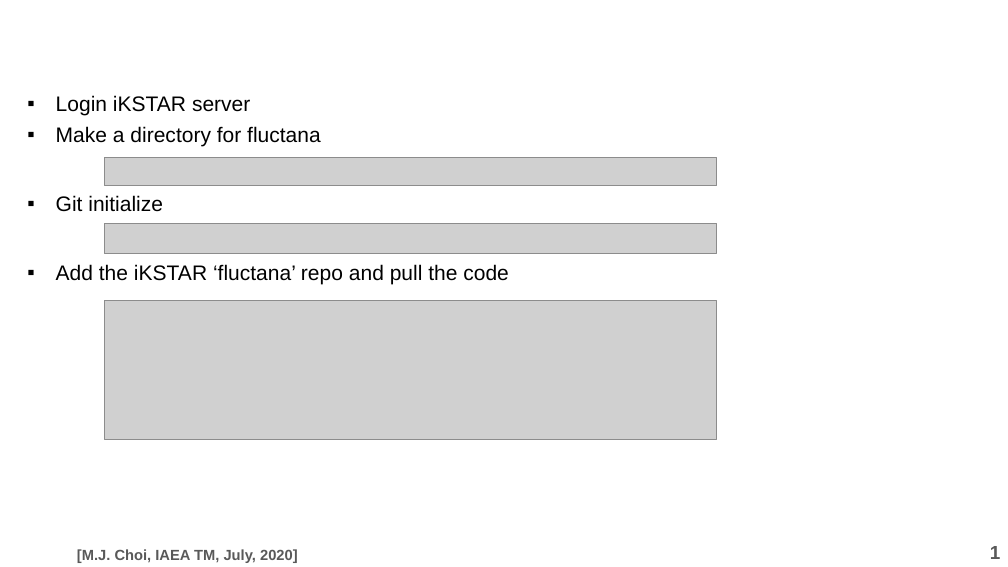
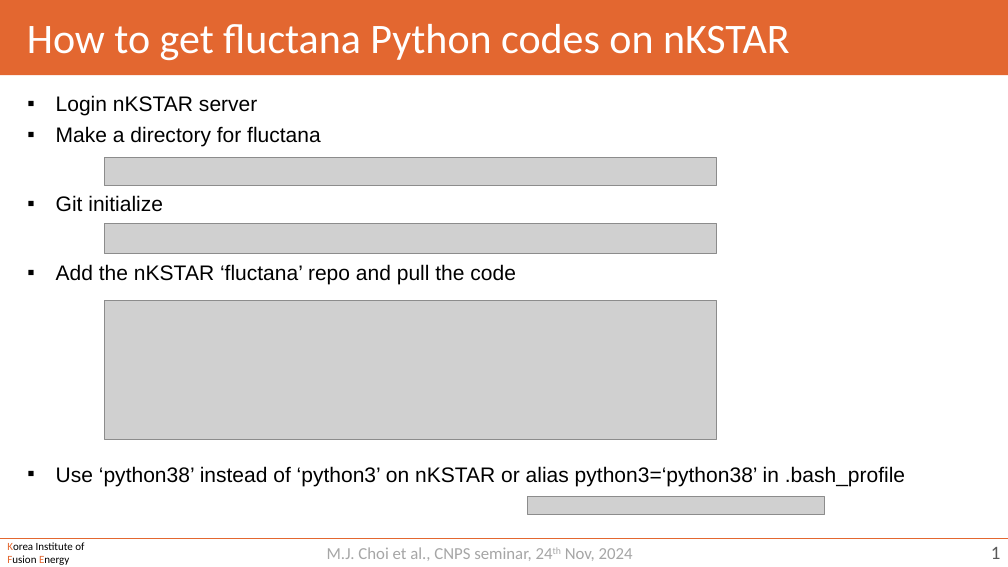
Before and after one commit to minjunJchoi/fluctana, a slide deck: slide 1 of docs/basic_instruction.pptx. Drawn at 1008x567 pixels with LibreOffice and Linux fonts; fonts in the diff are those of the drawing; grey boxes stand for pictures; background and template pictures are left out. Boxes give left, top, right and bottom in pixels: in the first picture for what was removed or moved away, otherwise in the second. Text is boxed around its words. In the diff, an @@ line names an element or a change of style, - is before the commit and + after.

```diff
--- a/docs/basic_instruction.pptx
+++ b/docs/basic_instruction.pptx
@@ title "How to get fluctana Python ..." at (0,0,1008,75): fill none to #E36730 @@
@@ title at (27,24,790,60): text changed; font Arial to Calibri; bold off @@
-How to get fluctana Python codes on iKSTAR
+How to get fluctana Python codes on nKSTAR
@@ text at (56,95,257,116): text changed @@
-▪ Login iKSTAR server
+▪ Login nKSTAR server
@@ text at (56,264,516,285): text changed @@
-▪ Add the iKSTAR ‘fluctana’ repo and pull the code
+▪ Add the nKSTAR ‘fluctana’ repo and pull the code
@@ text added at (56,466,905,486), 20 pt, text #000000 @@
+▪ Use ‘python38’ instead of ‘python3’ on nKSTAR or alias python3=‘python38’ in .bash_profile
@@ picture added at (528,497,825,515) @@
@@ line added from (0, 538) to (1008, 538), #E36730 1.25 pt @@
@@ text added at (7,542,84,565), 10.5 pt, text #000000 @@
+Korea Institute of
+Fusion Energy
@@ text removed at (77,549,298,563) @@
-[M.J. Choi, IAEA TM, July, 2020]
@@ text added at (327,547,633,561), 16 pt, text #A6A6A6 @@
+M.J. Choi et al., CNPS seminar, 24th Nov, 2024
@@ page number at (991,547,1001,559): font Arial to Calibri, bold off @@
```
Also in this commit, not shown: 3 other slides changed, 1 other file.
